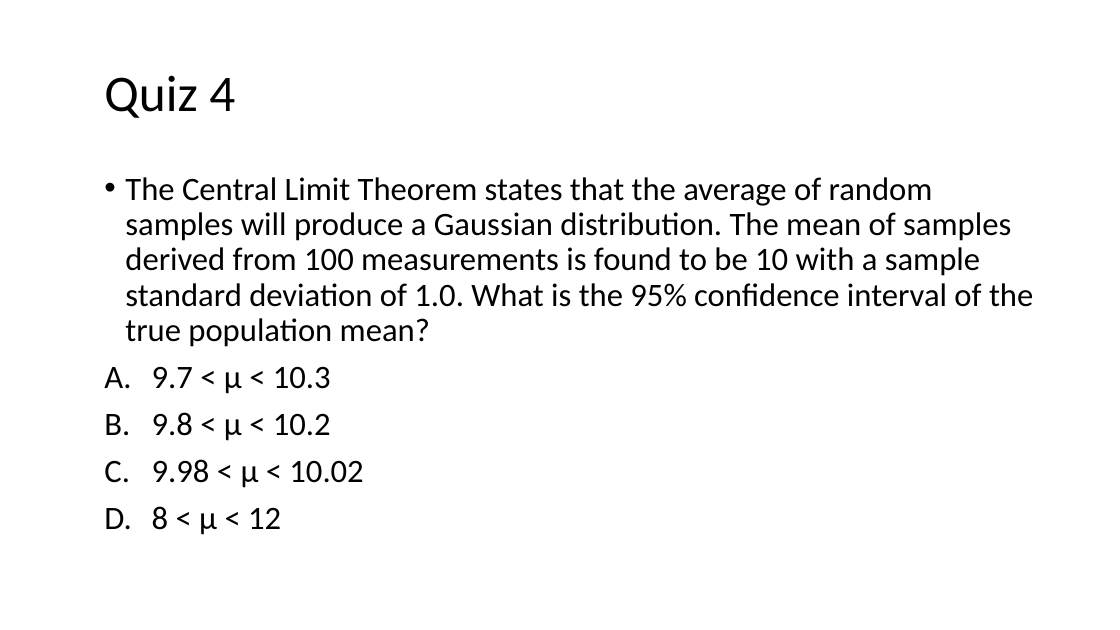
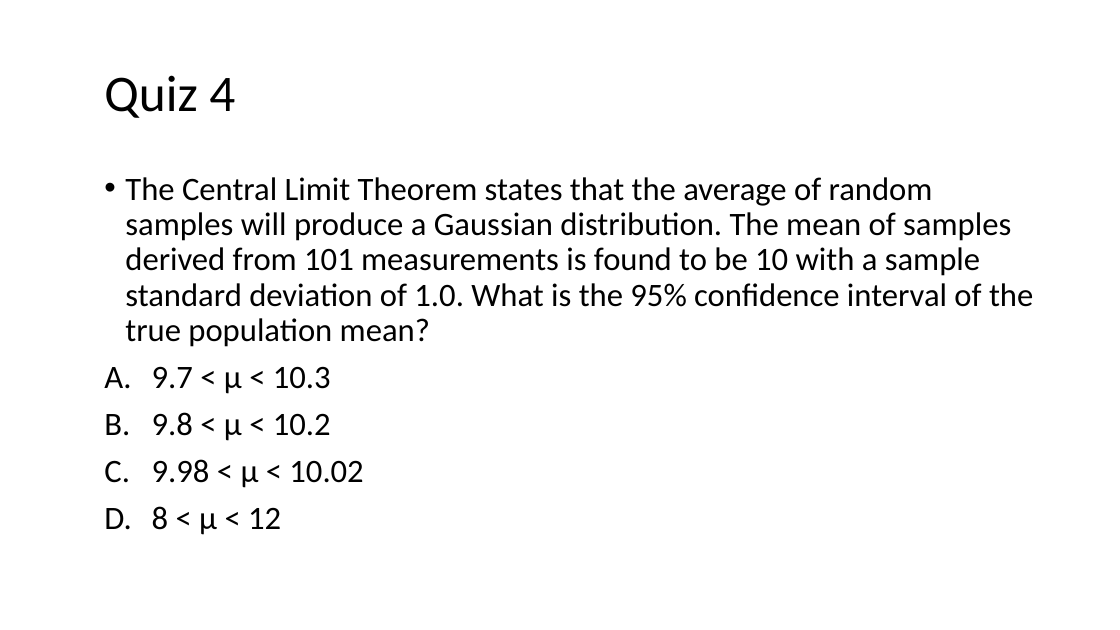
Before and after one commit to pengfeiliu371/EAS2655_S2023, a slide deck: slide 9 of slides/Week7-TP.pptx. Drawn at 1120x630 pixels with LibreOffice and Linux fonts; fonts in the diff are those of the drawing. Boxes give left, top, right and bottom in pixels: in the first picture for what was removed or moved away, otherwise in the second. Text is boxed around its words. In the diff, an @@ line names an element or a change of style, - is before the commit and + after.

```diff
--- a/slides/Week7-TP.pptx
+++ b/slides/Week7-TP.pptx
@@ text at (125,177,1033,347): text changed @@
-• The Central Limit Theorem states that the average of random samples will produce a Gaussian distribution. The mean of samples derived from 100 measurements is found to be 10 with a sample standard deviation of 1.0. What is the 95% confidence interval of the true population mean?
+• The Central Limit Theorem states that the average of random samples will produce a Gaussian distribution. The mean of samples derived from 101 measurements is found to be 10 with a sample standard deviation of 1.0. What is the 95% confidence interval of the true population mean?
```
Also in this commit, not shown: 15 other slides changed, 1 slide removed.
